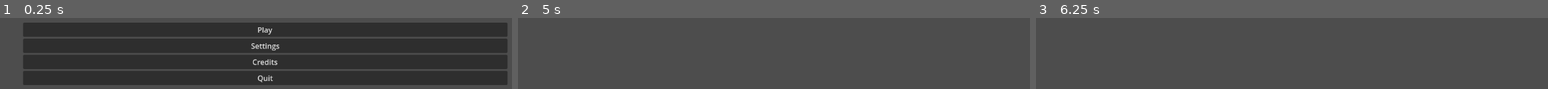
Above: before the commit, frames 1-3 (left to right).
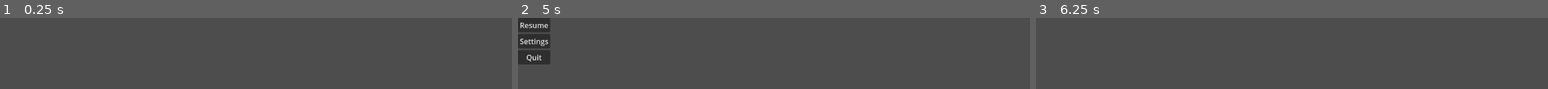
Above: after the commit, the same moments.

Repository: Tchetchouille/GMTK2024
Game: Godot game, scene res://scenes/jere_test_scene.tscn
Same seed, same stepped clock (60 frames per second), same inputs: the game is played once before the commit and once after it. The project has no main scene, so this scene is started directly.
Inputs (mouse positions are in pixels of both pictures, inside the frame that each line leads up to):
- Up to frame 1 (0.25 s): no input
- Up to frame 2 (5 s): click (784, 30) at 0.5 s, where only the run before the commit has a clickable "Play"; tap Enter at 1.25, 2.75, 4.25 s; tap Space at 2, 3.5 s; tap Escape (open_pause_menu) at 4.9 s
- Up to frame 3 (6.25 s): click (1051, 25) at 5 s, where only the run after the commit has a clickable "Resume"; tap Space at 5.75 s

The runs differ from the first frame. In frame 1, 74% of the frame differs, in the area x 4-100%, y 6-95%; in frame 2, 3.4%; in frame 3, nothing differs.

Commit message:
Fixed pause menu instanciating multiple times.

Diff:
--- a/scenes/UI/Menus/pause_menu.gd
+++ b/scenes/UI/Menus/pause_menu.gd
@@ -1,6 +1,5 @@
 extends Control
 
 func _on_resume_button_pressed() -> void:
-	print("test")
 	get_tree().paused = false
 	queue_free()
--- a/scenes/UI/general_ui.tscn
+++ b/scenes/UI/general_ui.tscn
@@ -1,6 +1,6 @@
 [gd_scene load_steps=2 format=3 uid="uid://dth5dyuvfj4gl"]
 
-[ext_resource type="Script" path="res://scenes/UI/general_ui.gd" id="1_vgxit"]
+[ext_resource type="Script" path="res://scripts/UI/general_ui.gd" id="1_vgxit"]
 
 [node name="GeneralUI" type="Control"]
 layout_mode = 3
Not shown: 1 places in scenes/jere_test_scene.tscn that only renumber resources
Renamed: scenes/UI/general_ui.gd -> scripts/UI/general_ui.gd
